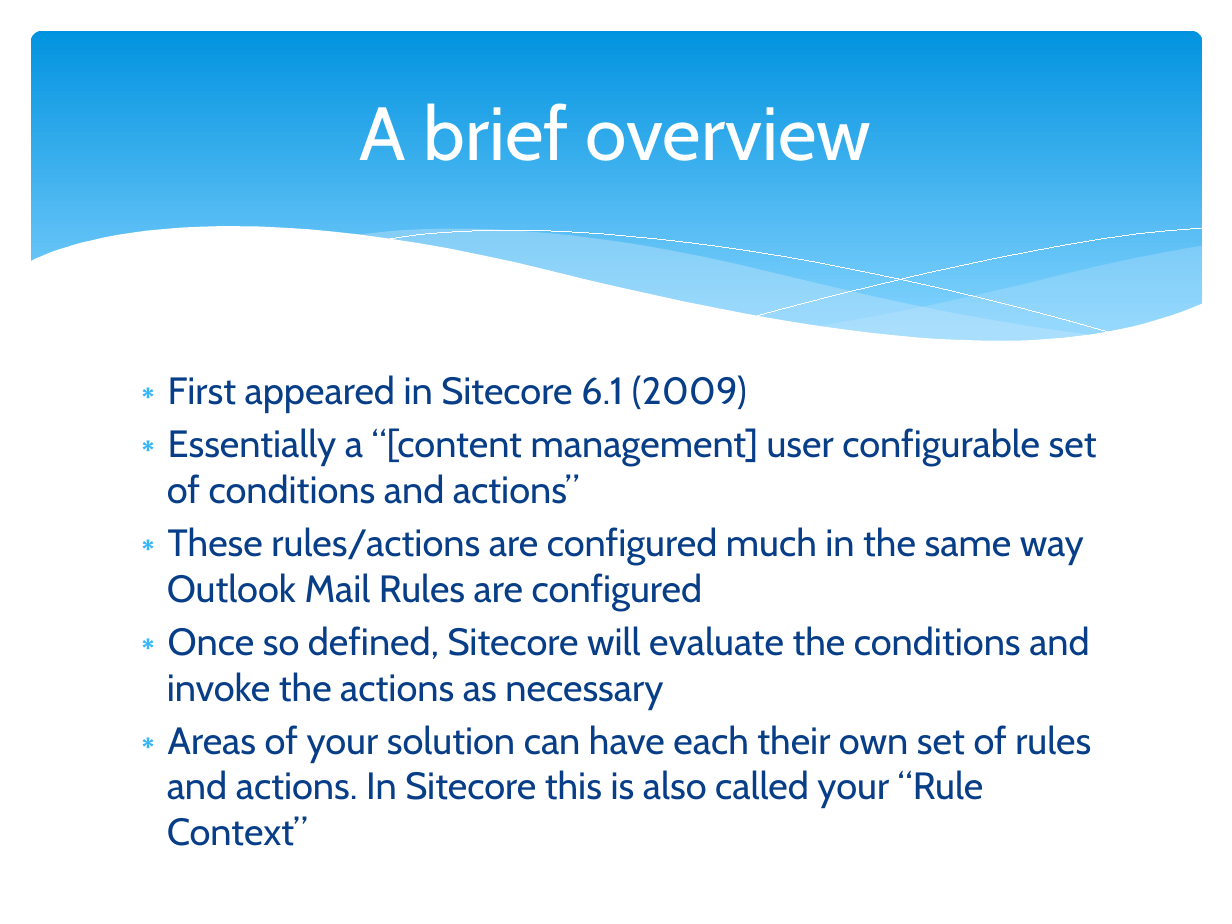
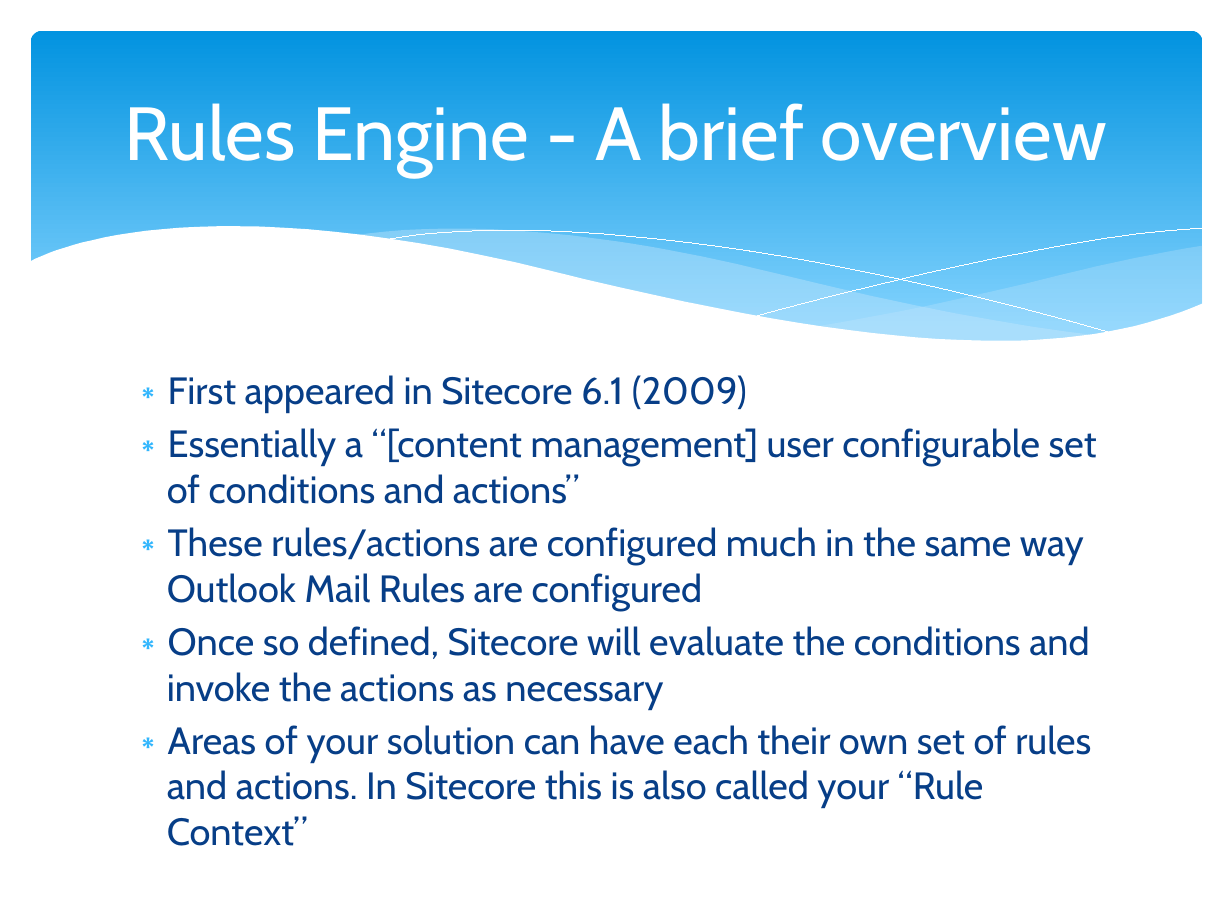
Before and after one commit to cassidydotdk/sugde, a slide deck: slide 4 of Rule your solutions.pptx. Drawn at 1232x924 pixels with LibreOffice and Linux fonts; fonts in the diff are those of the drawing. Boxes give left, top, right and bottom in pixels: in the first picture for what was removed or moved away, otherwise in the second. Text is boxed around its words. In the diff, an @@ line names an element or a change of style, - is before the commit and + after.

```diff
--- a/Rule your solutions.pptx
+++ b/Rule your solutions.pptx
@@ title at (x1=124, y1=103, x2=1107, y2=175): text changed @@
-A brief overview
+Rules Engine - A brief overview
```
Also in this commit, not shown: 3 other slides changed, 5 other files.
